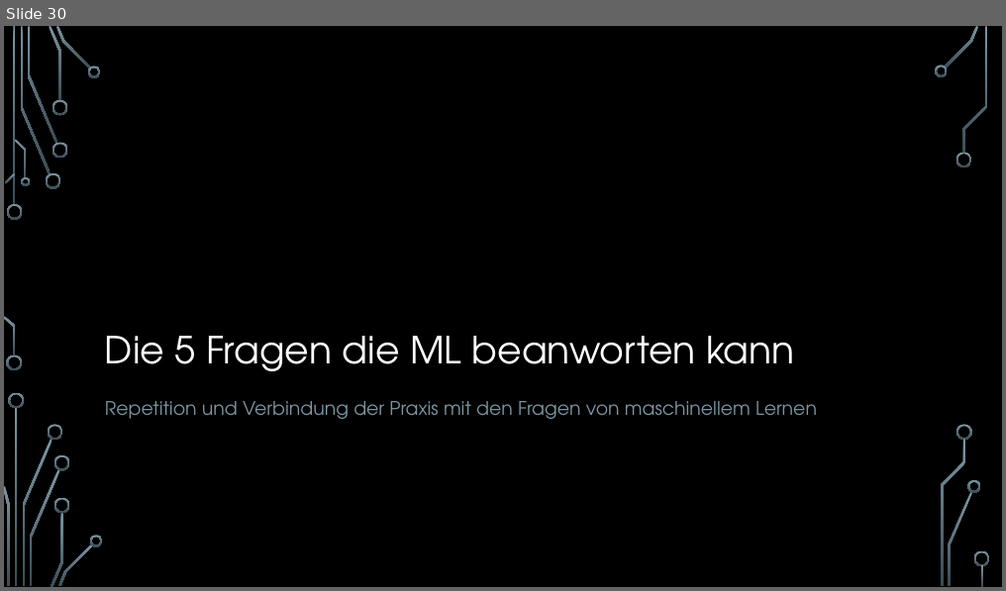
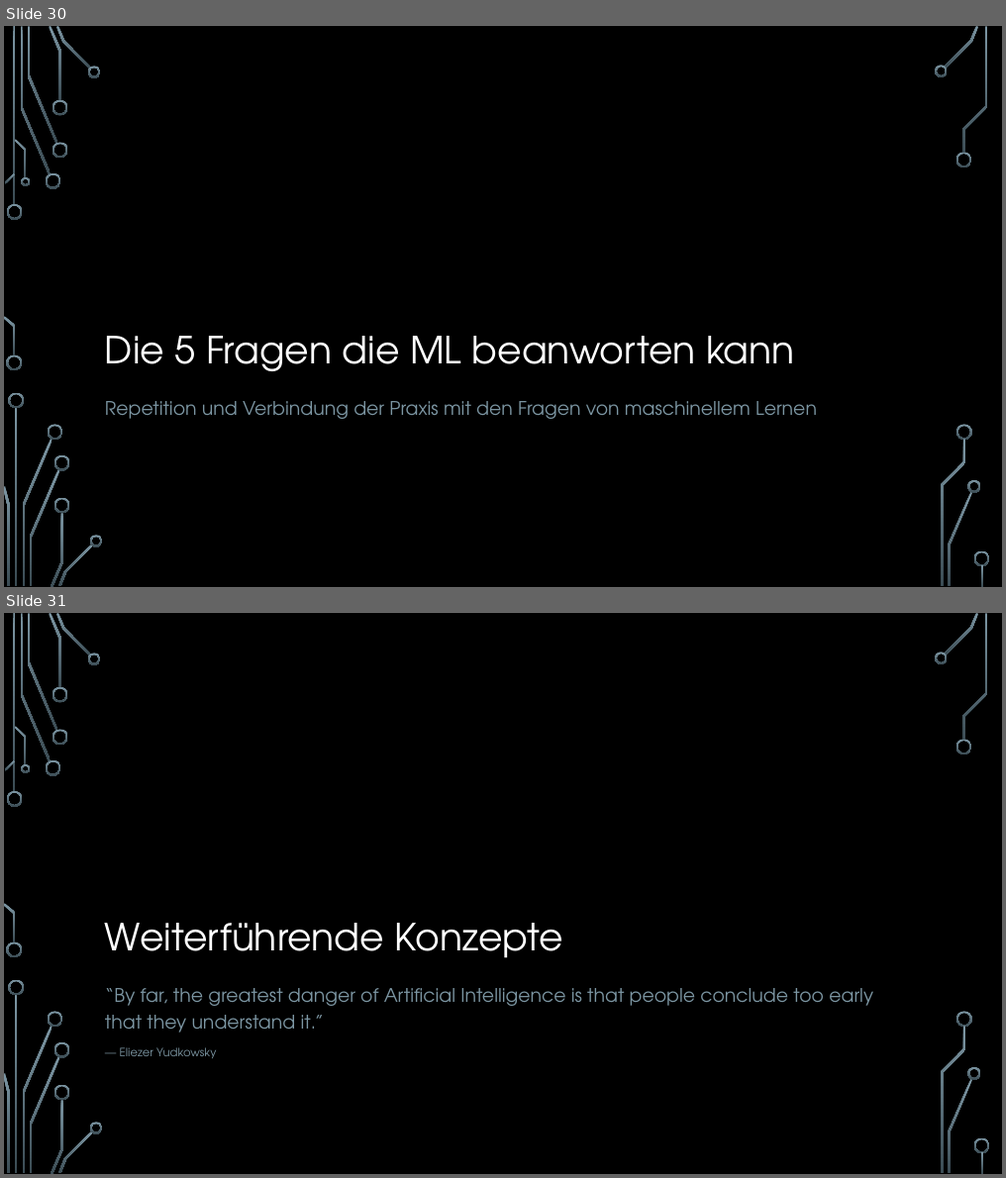
Before and after one commit to hacpro/introduction-machine-learning, a slide deck: presentation.pptx. Shown one above the other, each under a label of ours: slide 30 before the commit, slides 30 and 31 after it. The pictures are 1006x591 and 1006x1178 pixels, drawn with LibreOffice and Linux fonts; fonts in the diff are those of the drawing; background and template pictures are left out. Boxes give left, top, right and bottom in pixels: in the first picture for what was removed or moved away, otherwise in the second. Text is boxed around its words. In the diff, an @@ line names an element or a change of style, - is before the commit and + after.

```diff
--- a/presentation.pptx
+++ b/presentation.pptx
@@ slide 31 added at (4, 613, 1002, 1174), background picture (left out); not listed: 36 template elements that a slide beside it also shows @@
@@ title added at (105, 923, 563, 959), 36 pt, text #FFFFFF @@
+Weiterführende Konzepte
@@ text added at (105, 988, 873, 1059), 18 pt, text #7C96A3 @@
+“By far, the greatest danger of Artificial Intelligence is that people conclude too early that they understand it.”
+— Eliezer Yudkowsky
```
Also in this commit, not shown: 1 other file.
